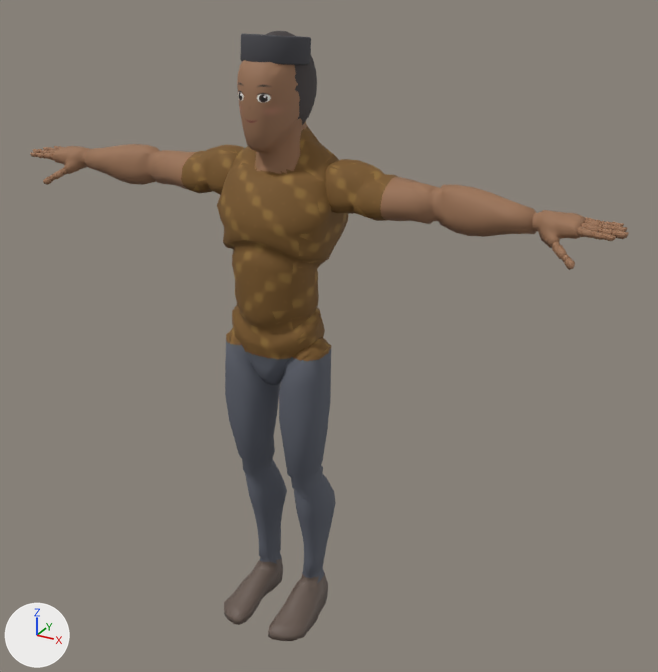
One commit to the glTF model godot/assets/models/char_pak_rt.glb: the scene before it, then after it.
Before and after are seen from a 50 mm camera at (1.35, -2.14, 2.09) aimed at (0.13, 0.08, 0.98). Lighting does not change. The marker at lower left points along +X, +Y and +Z. The picture after the commit comes second. Where no turn or scale is listed for an object, it has been applied to the vertices. Vertices at exactly the same position are counted once.

Names of what the first picture shows: 'Mannequin', 'PakRtHairCap', 'PakRtPeci'.
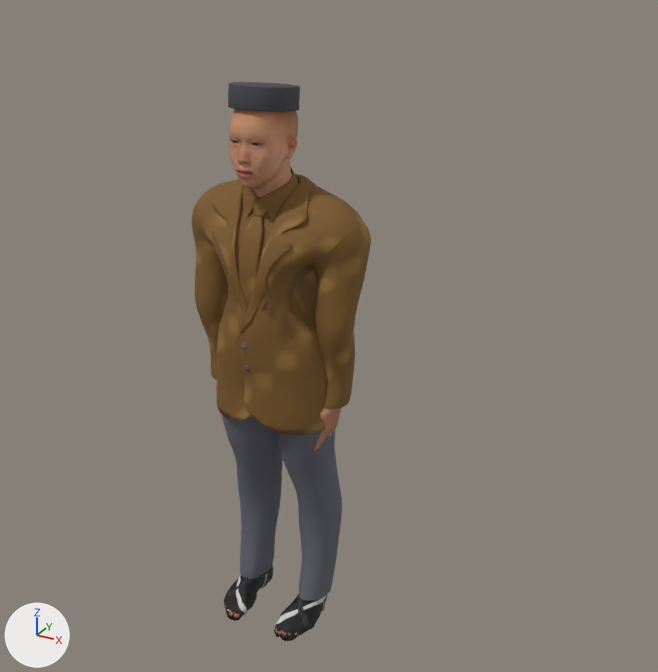
Changed parts and their boxes (x1, y1, x2, y2) in the pictures (658 x 672 px):
'Mannequin', deleted
    before: (30, 60, 629, 641)
    faces in mat_shirt_batik: (181, 121, 398, 361)
    faces in mat_pants (dark grey #5d616c): (225, 341, 336, 583)
    faces in mat_skin (brown #9b7355): (30, 65, 629, 270)
    faces in mat_faceskin (picture img_face_char_pak_rt): (237, 60, 298, 150)
    faces in mat_shoes (brown #695950): (224, 559, 328, 641)
'mh_3549_mocap', added
    after: (192, 109, 371, 641)
    faces in mat_shirt_batik: (192, 167, 371, 435)
    faces in mat_pants (dark grey #61616c): (222, 343, 342, 601)
    faces in mat_human_body (picture img_image_0): (215, 109, 341, 636)
    faces in mat_human_dressupdoc_sandals1 (picture img_image_1): (224, 562, 327, 641)
'PakRtPeci', reshaped, rescaled
    before: (240, 34, 311, 65)
    after: (228, 82, 300, 112)
'PakRtHairCap', deleted
    before: (265, 31, 317, 125)
part 1 of me_cylinder, deleted
    before: (240, 34, 311, 65)
part 2 of me_cylinder, added
    after: (228, 82, 300, 112)

What the commit changed:
Picture 'Image_2' (img_image_2) is new.
Picture 'Image_1' (img_image_1) is new.
Picture 'Image_0' (img_image_0) is new.
Material 'iris' (mat_iris) is new.
Its texture is img_image_2.
Its roughness is 0.85.
Material 'Human.dressupdoc_sandals1' (mat_human_dressupdoc_sandals1) is new.
Its texture is img_image_1.
Its roughness is 0.7.
Material 'Human.body' (mat_human_body) is new.
Its texture is img_image_0.
Its roughness is 0.62.
me_cylinder is used by ob_pakrtpeci; location (0.0, 0.0, 0.0).
me_cylinder had 144 vertices, 284 faces and spanned x -0.091..0.091, y -0.086..0.12, z 1.768..1.858.
me_cylinder now has 132 vertices, 260 faces and spans x -0.079..0.079, y -0.128..0.049, z 1.426..1.496.
me_cylinder part 1: the whole mesh is rebuilt.
Part 2, on me_cylinder:
110 vertices are added at x -0.079..0.079, y -0.128..0.048, z 1.426..1.496.
14 new vertices lie (0.0, 0.005, 0.048) away from vertices in x -0.079..0.079, y -0.128..0.044, z 1.428..1.446.
8 new vertices lie (0.0, 0.005, 0.047) away from vertices in x -0.079..0.079, y -0.125..-0.03, z 1.436..1.446.
260 new faces join them.
Mesh me_mh_3549_mocap_mesh is new.
It has 9173 vertices, 16210 faces and spans x -0.29..0.29, y -0.19..0.16, z 0.0..1.71.
Faces by material slot: [7314, 1072, 92, 6025, 1707].
It uses material mat_human_body (picture img_image_0).
It uses material mat_human_dressupdoc_sandals1 (picture img_image_1).
It uses material mat_iris (picture img_image_2).
It uses material mat_shirt_batik.
It uses material mat_pants (dark grey #61616c).
Object 'Mannequin' (ob_mannequin) is deleted.
Object 'PakRtHairCap' (ob_pakrthaircap) is deleted.
Object 'PakRtPeci' (ob_pakrtpeci) is rescaled from (1.0, 1.0, 1.0) to (1.16, 1.16, 1.16).
Object 'mh_3549_mocap' (ob_mh_3549_mocap) is new; it shows me_mh_3549_mocap_mesh.
Its location is (0.0, 0.0, 0.0).
